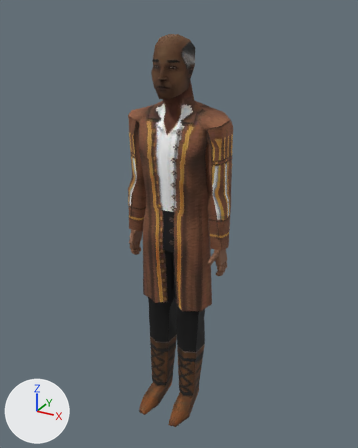
The glTF model assets/models/actors/npc_kapten_kuro.glb: old version first, new version second.
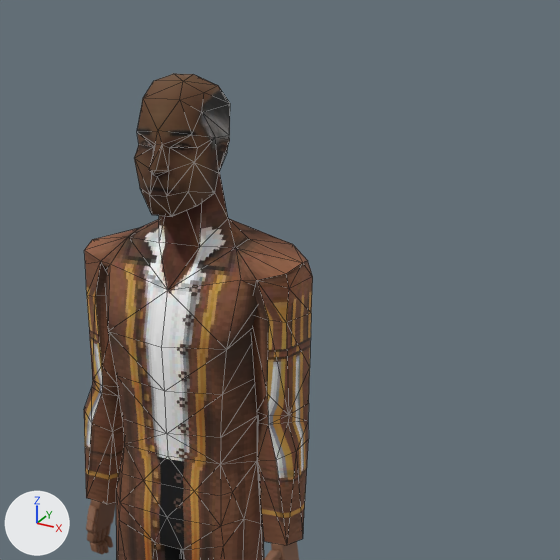
Old and new are each drawn whole from a camera (50 mm lens) standing at (13.969, -1.731, 1.821) and looking at (13.006, 0.02, 0.946) and again close up on the part from 25% to 97% of the width and 0% to 57% of the height. The lights are fixed; the arrows at lower left show +X, +Y and +Z. The older version's two pictures come first. The close-ups show mesh edges as thin lines. Where no turn or scale is listed for an object, it has been applied to the vertices.

The first close-up shows 'npc_kapten_kuro_body', 'npc_kapten_kuro_hand_R', 'npc_kapten_kuro_head' and 1 more.
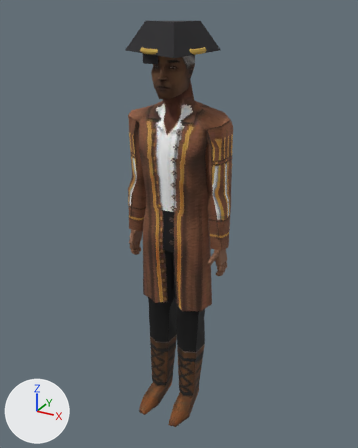
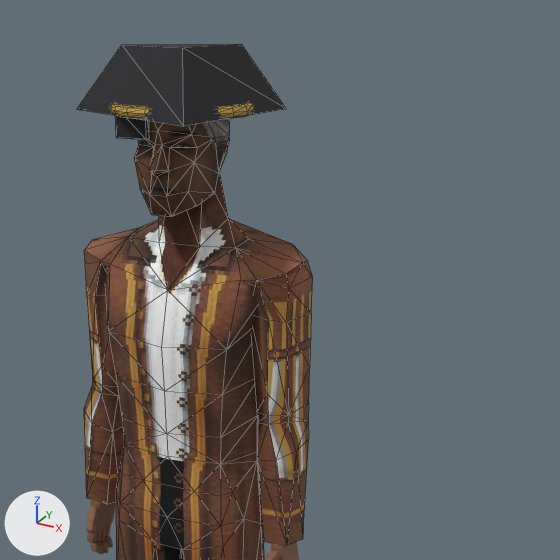
The newer file is also turned or shifted as a whole; pictures and numbers use the older file's frame.

Location of each change, (x1, y1, x2, y2) in pixels of the close-ups (560 x 560 px):
```json
{"object": "Cone", "change": "added", "after": [77, 44, 286, 126], "on screen": "black"}
{"object": "Torus", "change": "added", "after": [110, 102, 254, 119], "on screen": "yellow"}
{"object": "Cube", "change": "added", "after": [116, 115, 149, 139], "on screen": "black"}
```

Scene script edits in JSON lines:
```json
{"op": "add", "block": "mat_tricorn_emas", "code": ["mat_tricorn_emas = principled_material('tricorn_emas')", "mat_tricorn_emas.base_color = (0.552, 0.352, 0.0612)  # yellow #c4a046", "mat_tricorn_emas.roughness = 0.75"]}
{"op": "add", "block": "mat_tricorn", "code": ["mat_tricorn = principled_material('tricorn')", "mat_tricorn.base_color = (0.0116, 0.0103, 0.013)  # black #1c1a1e", "mat_tricorn.roughness = 0.75"]}
{"op": "add", "block": "me_torus", "code": ["me_torus = bpy.data.meshes.new('Torus')", "me_torus.from_pydata(...)  # a torus around z (ring radius 0.115, tube radius 0.01) spanning x -0.125..0.125, y -0.14..0.11, z 1.661..1.681", "me_torus.materials.append(mat_tricorn_emas)  # yellow #c4a046"]}
{"op": "add", "block": "me_cube", "code": ["me_cube = bpy.data.meshes.new('Cube')", "me_cube.from_pydata(...)  # a box spanning x -0.0798..-0.0199, y -0.1031..-0.0931, z 1.626..1.676", "me_cube.materials.append(mat_tricorn)  # black #1c1a1e"]}
{"op": "add", "block": "me_cone", "code": ["me_cone = bpy.data.meshes.new('Cone')", "me_cone.from_pydata([(-0.22, -0.015, 1.661), (-0.12, -0.015, 1.771), (0.11, 0.176, 1.661), (0.06, 0.089, 1.771), (0.11, -0.205, 1.661), (0.06, -0.118, 1.771)], [], [(0, 1, 3), (0, 3, 2), (2, 3, 5), (2, 5, 4), (3, 1, 5), (4, 5, 1), (4, 1, 0), (0, 2, 4)])", "me_cone.materials.append(mat_tricorn)  # black #1c1a1e"]}
{"op": "add", "block": "ob_torus", "code": ["ob_torus = bpy.data.objects.new('Torus', me_torus)", "ob_torus.location = (13.0, 0.0, 0.0)"]}
{"op": "add", "block": "ob_cube", "code": ["ob_cube = bpy.data.objects.new('Cube', me_cube)", "ob_cube.location = (13.0, 0.0, 0.0)"]}
{"op": "add", "block": "ob_cone", "code": ["ob_cone = bpy.data.objects.new('Cone', me_cone)", "ob_cone.location = (13.0, 0.0, 0.0)"]}
```
